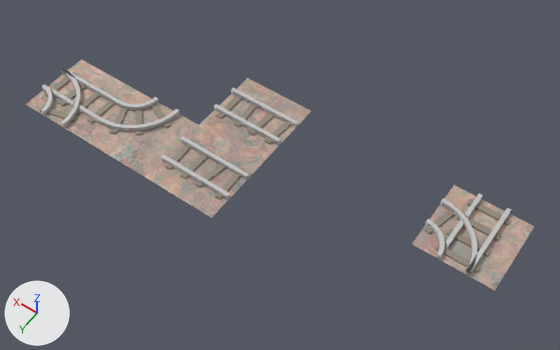
A saved change to the Blender file mould-men/Assets/Cave Tileset/cave_minetracks.blend.
Camera for both pictures: a camera (50 mm lens) standing at (-2.06, 10.25, 14.35) and looking at (4.53, 1.02, -0.15). Every picture has the same lights, and +X, +Y and +Z are marked at lower left. The older version comes first.

Before the edit, the objects in view are built like this:
```python
ob_trackcurve = bpy.data.objects.new('TrackCurve', me_plane_005)
ob_trackcurve.location = (8.0, 2.0, 0.0)
ob_trackcurve.rotation_euler = (0.0, 0.0, -4.712)  # degrees (0, 0, -270)
ob_tracksplitl = bpy.data.objects.new('TrackSplitL', me_plane_011)
ob_tracksplitl.location = (0.0, 0.0, 0.0)
ob_tracksplitl.rotation_euler = (0.0, 0.0, -4.712)  # degrees (0, 0, -270)
ob_tracksplitr = bpy.data.objects.new('TrackSplitR', me_plane_007)
ob_tracksplitr.location = (10.0, 2.0, 0.0)
ob_tracksplitr.rotation_euler = (0.0, 0.0, -6.283)  # degrees (0, 0, -360)
ob_trackstraight1 = bpy.data.objects.new('TrackStraight1', me_plane_001)
ob_trackstraight1.location = (6.0, 2.0, 0.0)
ob_trackstraight1.rotation_euler = (0.0, 0.0, -4.712)  # degrees (0, 0, -270)
ob_trackstraight2 = bpy.data.objects.new('TrackStraight2', me_plane_014)
ob_trackstraight2.location = (6.0, 0.0, 0.0)
ob_trackstraight2.rotation_euler = (0.0, 0.0, 1.571)  # degrees (0, 0, 90)
```
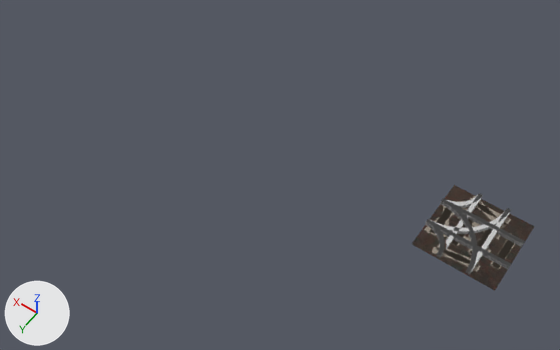
Where the newer file only moved an object's origin or applied its transform, the numbers keep the older frame.

Pixel boxes [x1, y1, x2, y2] of what changed, in the pictures (560 x 350 px):
'TrackCurve', moved: before [83, 91, 198, 177]; after [412, 185, 534, 291]
'TrackSplitR', moved, turned: before [26, 59, 138, 139]; after [413, 186, 535, 286]
'TrackStraight1', moved: before [145, 125, 264, 218]; after [414, 187, 533, 270]
'TrackStraight2', moved: before [199, 78, 311, 161]; after [422, 208, 523, 289]
'TrackSplitL', unchanged, covered by the edit: before [412, 185, 535, 291]; after [416, 194, 511, 274]

Edits to the bpy script that builds the scene:
```text
Change me_plane_014:
    used by ob_trackstraight2; location = (6.0, 0.0, 0.0); rotation_euler = (0.0, 0.0, 1.571), in degrees (0, 0, 90)
    remove me_plane_014.from_pydata(...)  # 84 vertices, 43 faces; spans x -1.0..1.0, y -1.0..1.0, z 0.0..0.15
    add me_plane_014.from_pydata(...)  # 84 vertices, 43 faces; spans x -1.0..1.0, y 5.0..7.0, z 0.0..0.15
    me_plane_014 part 1: the whole mesh is moved by (0.0, 6.0, 0.0)
Change me_plane_005:
    used by ob_trackcurve; location = (8.0, 2.0, 0.0); rotation_euler = (0.0, 0.0, -4.712), in degrees (0, 0, -270)
    remove me_plane_005.from_pydata(...)  # 268 vertices, 214 faces; spans x -1.0..1.0, y -1.0..1.0, z 0.0..0.15
    add me_plane_005.from_pydata(...)  # 268 vertices, 214 faces; spans x -3.0..-1.0, y 7.0..9.0, z 0.0..0.15
    me_plane_005 part 2: the whole mesh is moved by (-2.0, 8.0, 0.0)
Change me_plane_001:
    used by ob_trackstraight1; location = (6.0, 2.0, 0.0); rotation_euler = (0.0, 0.0, -4.712), in degrees (0, 0, -270)
    remove me_plane_001.from_pydata(...)  # 84 vertices, 43 faces; spans x -1.0..1.0, y -1.0..1.0, z 0.0..0.15
    add me_plane_001.from_pydata(...)  # 84 vertices, 43 faces; spans x -3.0..-1.0, y 5.0..7.0, z 0.0..0.15
    me_plane_001 part 3: the whole mesh is moved by (-2.0, 6.0, 0.0)
Change ob_tracksplitr:
    ob_tracksplitr.rotation_euler: (0.0, 0.0, -6.283) -> (0.0, 0.0, 0.0)  # degrees (0, 0, -360) -> degrees (0, 0, 0)
    ob_tracksplitr.location: (10.0, 2.0, 0.0) -> (0.0, 0.0, 0.0)
```
